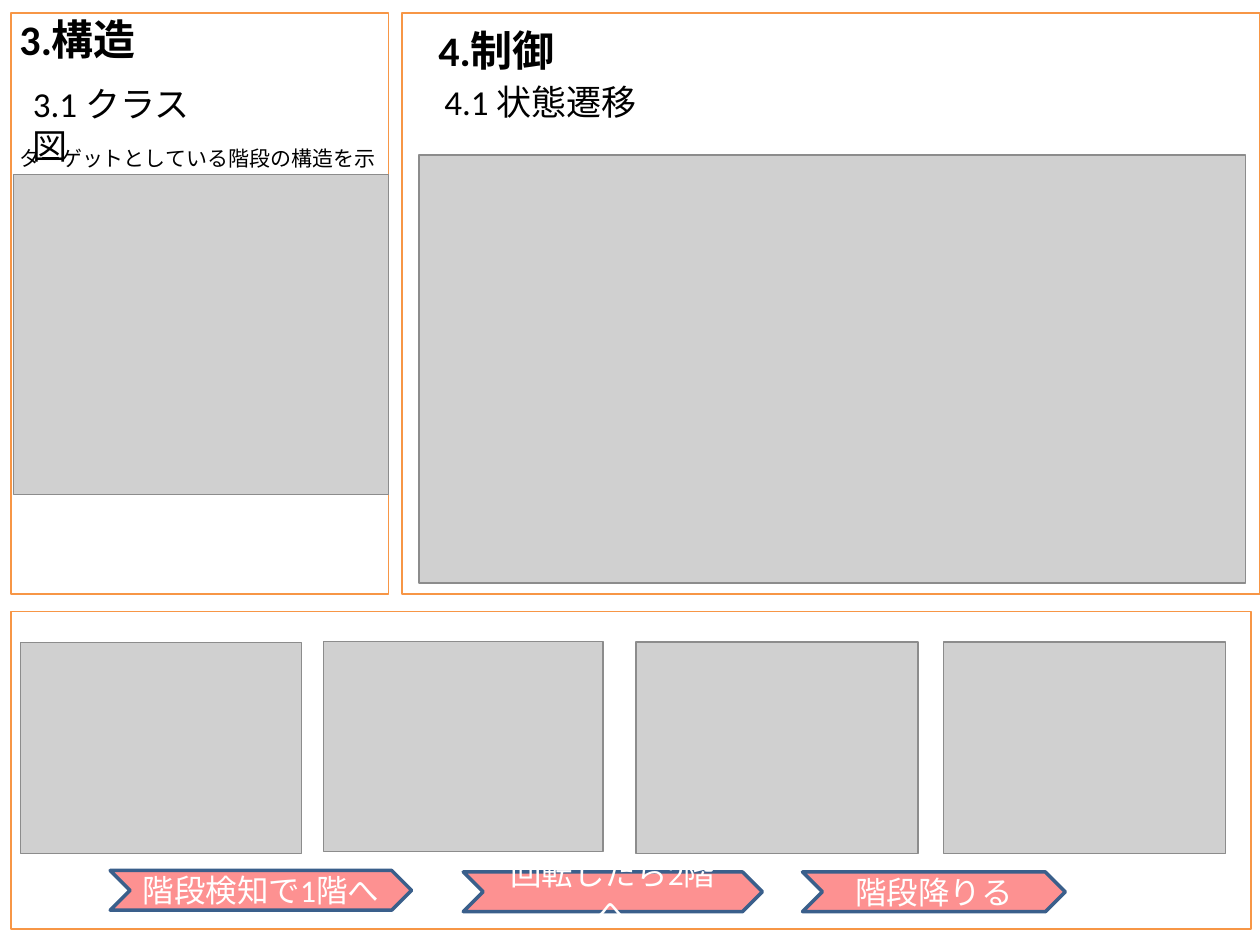
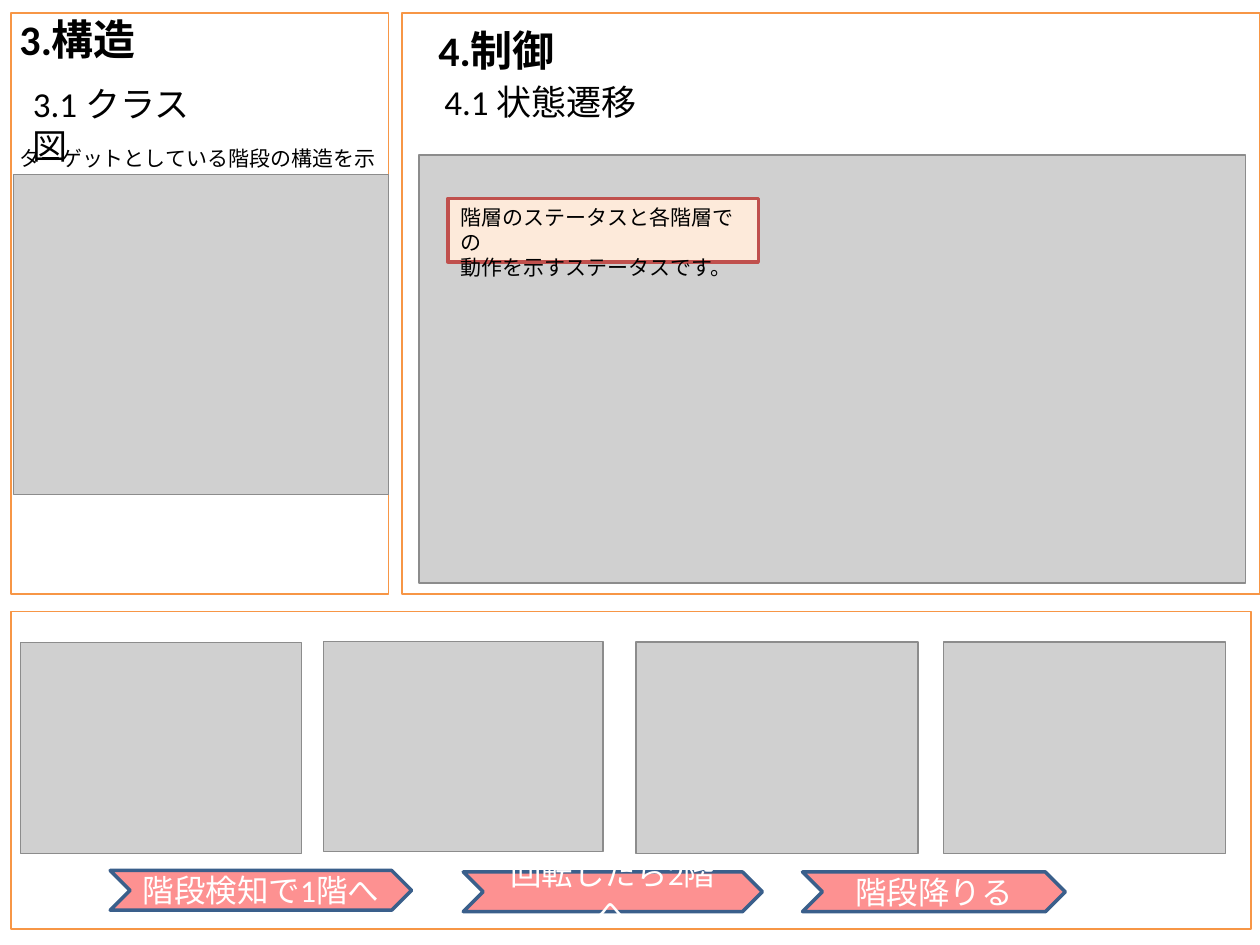
Before and after one commit to robokon/Doc, a slide deck: slide 3 of 1.設計書/ルックアップゲート/nambu_work/モデル図_20170805.pptx. Drawn at 1260x945 pixels with LibreOffice and Linux fonts; fonts in the diff are those of the drawing; grey boxes stand for pictures. Boxes give left, top, right and bottom in pixels: in the first picture for what was removed or moved away, otherwise in the second. Text is boxed around its words. In the diff, an @@ line names an element or a change of style, - is before the commit and + after.

```diff
--- a/1.設計書/ルックアップゲート/nambu_work/モデル図_20170805.pptx
+++ b/1.設計書/ルックアップゲート/nambu_work/モデル図_20170805.pptx
@@ rectangle added at (449,198,759,261), fill #FDEADA, outline #C0504D 2 pt, 12 pt, text #000000 @@
+階層のステータスと各階層での
+動作を示すステータスです。
```
Also in this commit, not shown: 2 other slides changed, 1 slide added, 1 slide removed.
